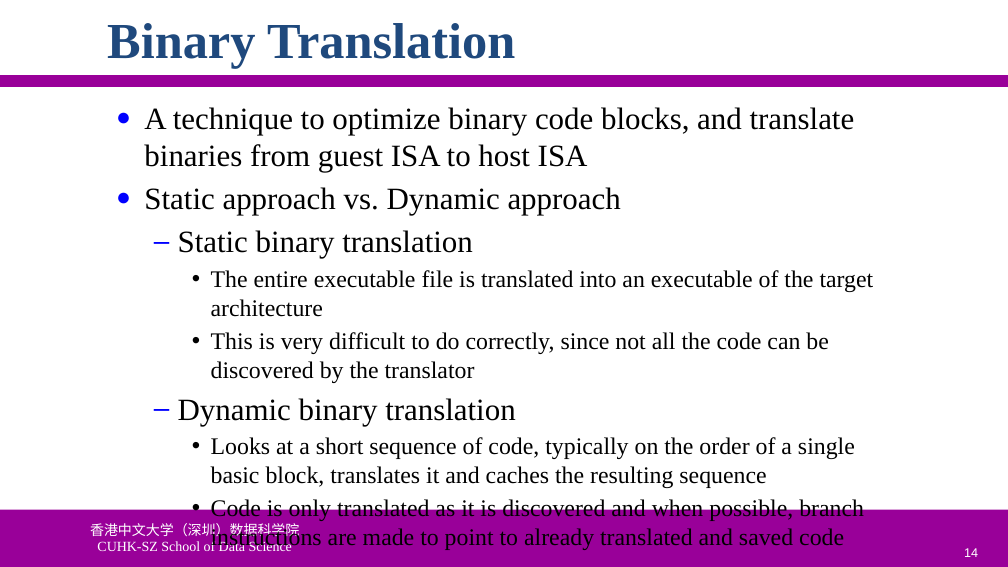
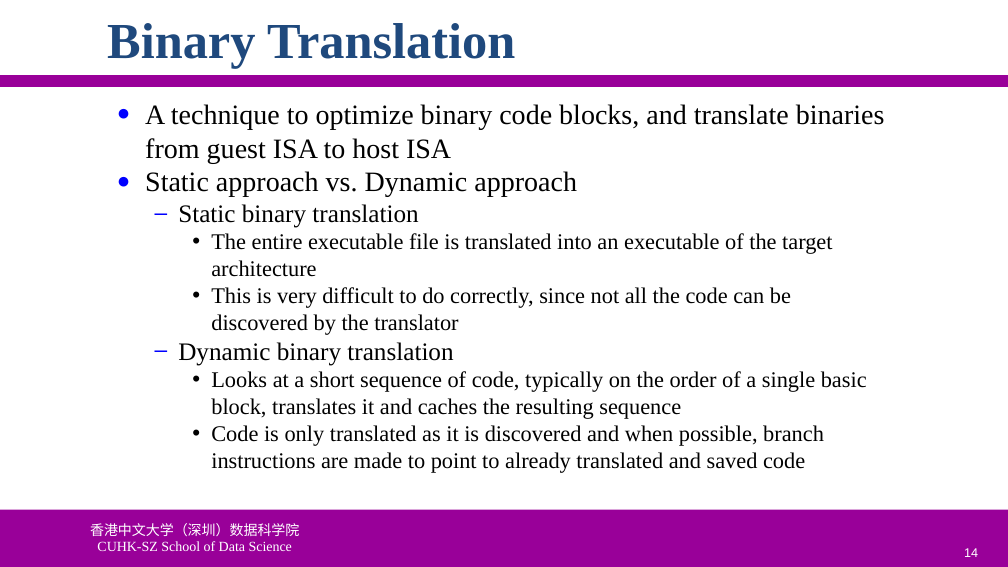
Before and after one commit to ychung1103/ychung1103.github.io, a slide deck: slide 14 of Slides/CSC6103/VT-02 System Virtualization.pptx. Drawn at 1008x567 pixels with LibreOffice and Linux fonts; fonts in the diff are those of the drawing; background and template pictures are left out. Boxes give left, top, right and bottom in pixels: in the first picture for what was removed or moved away, otherwise in the second. Text is boxed around its words. In the diff, an @@ line names an element or a change of style, - is before the commit and + after.

```diff
--- a/Slides/CSC6103/VT-02 System Virtualization.pptx
+++ b/Slides/CSC6103/VT-02 System Virtualization.pptx
@@ text "A technique to optimize binary ..." at bbox=[145, 104, 885, 473]: size 22.1 to 20 pt in "A technique to optimize binary code blocks, ...", "Static approach vs. Dynamic approach"; size 22.1 to 18 pt in "Static binary translation", "Dynamic binary translation"; size 17 to 16 pt in "The entire executable file is translated into ...", "This is very difficult to do correctly, ...", "Looks at a short sequence of code, ...", "Code is only translated as it is ..."; less space between paragraphs @@
```
Also in this commit, not shown: 14 other slides changed, 1 slide removed.
